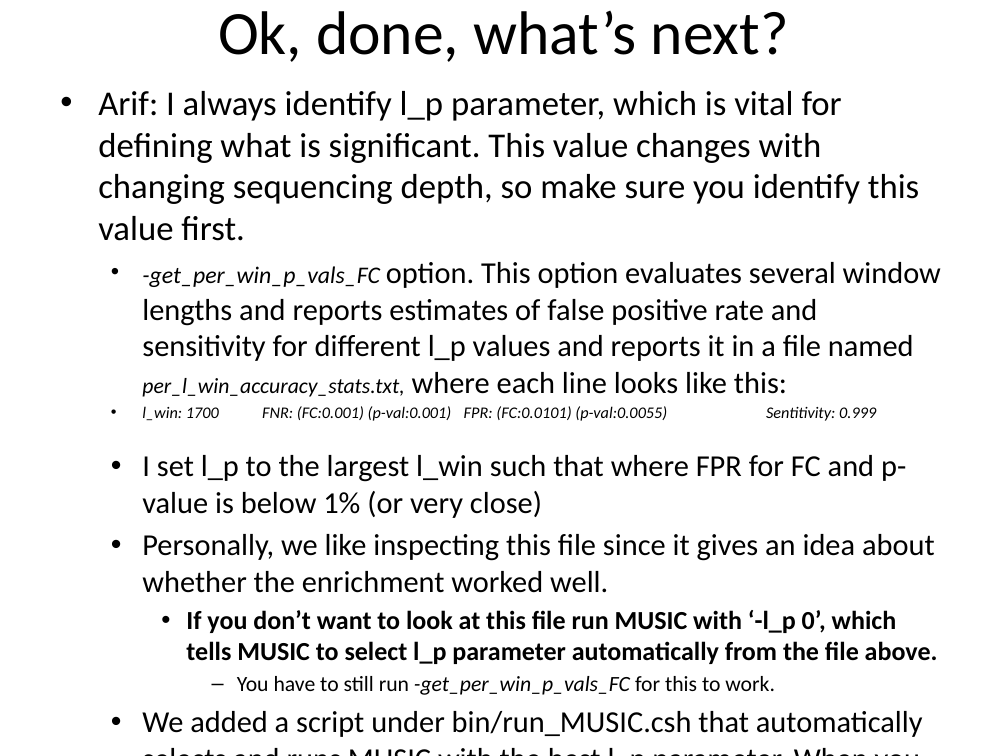
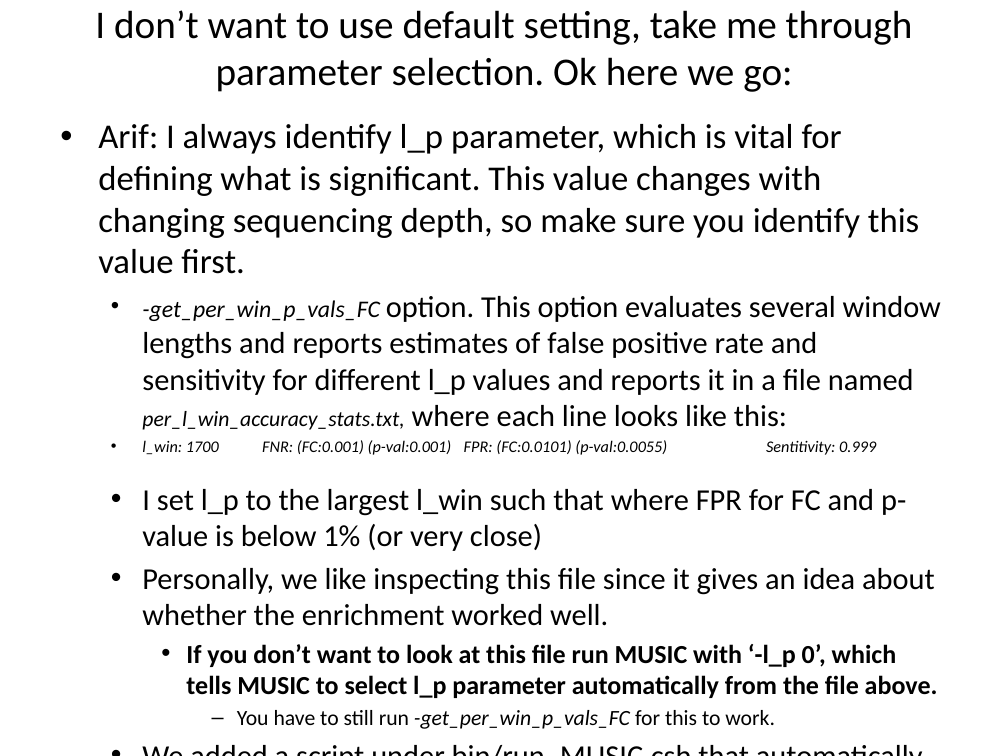
Before and after one commit to gersteinlab/MUSIC, a slide deck: slide 7 of Introduction to MUSIC.pptx (slide 6 before the commit). Drawn at 1008x756 pixels with LibreOffice and Linux fonts; fonts in the diff are those of the drawing. Boxes give left, top, right and bottom in pixels: in the first picture for what was removed or moved away, otherwise in the second. Text is boxed around its words. In the diff, an @@ line names an element or a change of style, - is before the commit and + after.

```diff
--- a/Introduction to MUSIC.pptx
+++ b/Introduction to MUSIC.pptx
@@ title at (x1=95, y1=10, x2=913, y2=92): text changed; size 44 to 28 pt @@
-Ok, done, what’s next?
+I don’t want to use default setting, take me through parameter selection. Ok here we go:
@@ text "Arif: I always identify l_p ..." rewrapped from (x1=98, y1=91, x2=941, y2=737) to (x1=98, y1=124, x2=941, y2=729) @@
```
Also in this commit, not shown: 2 other slides changed, 2 slides added.
